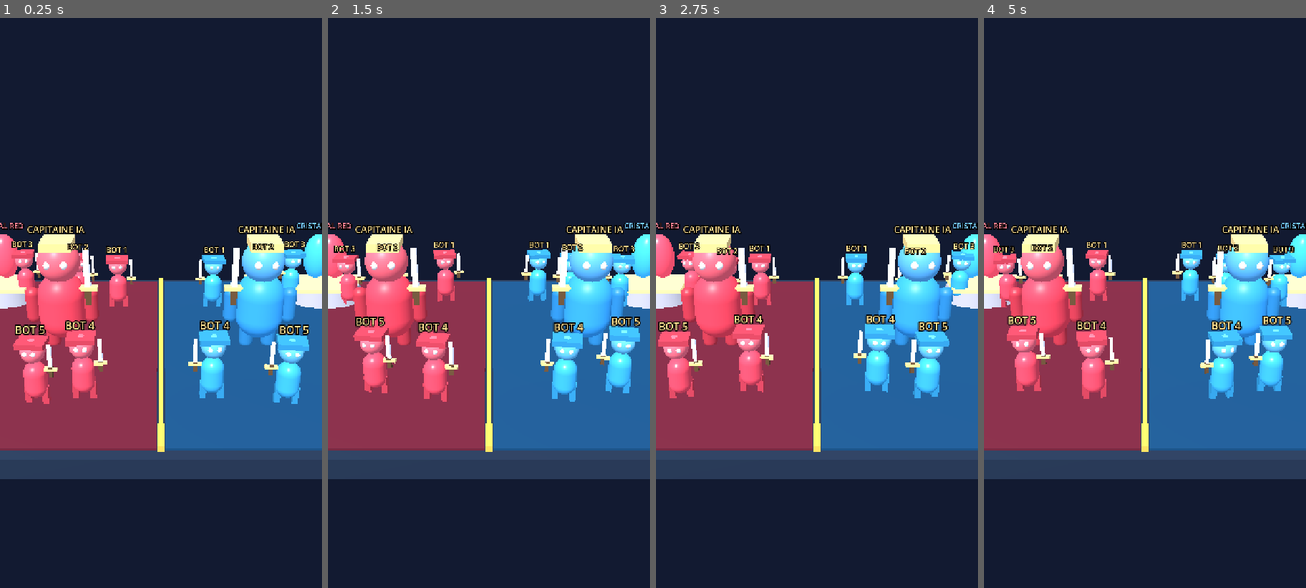
Above: before the commit, frames 1-4 (left to right).
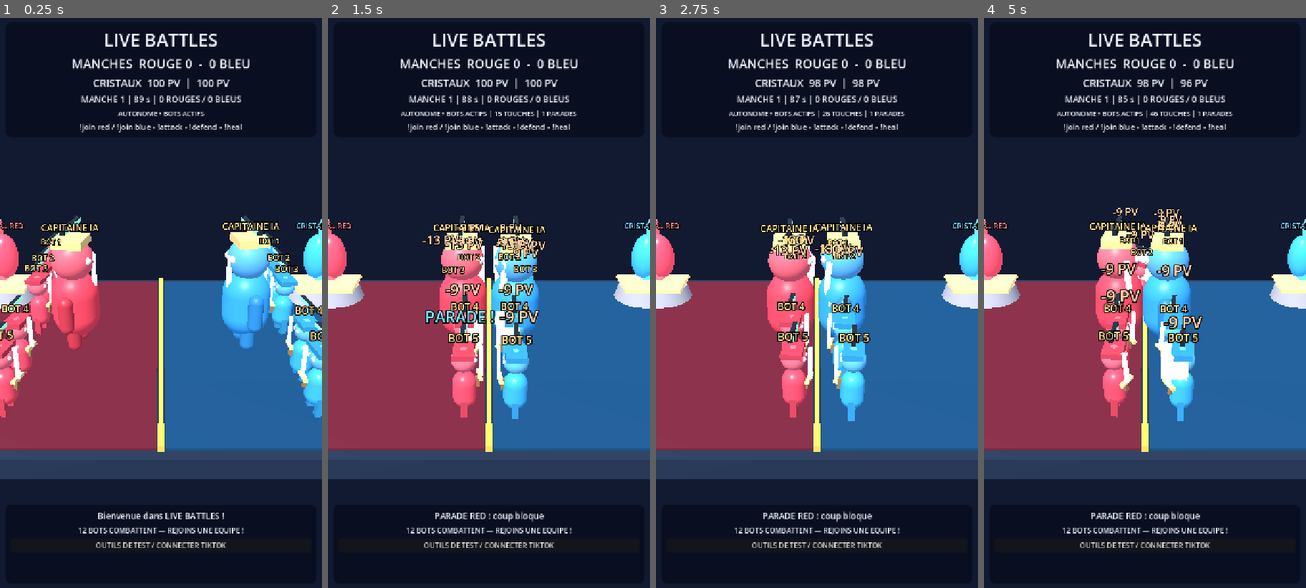
Above: after the commit, the same moments.

Repository: Hsergo/LIVE-BATTLES
Game: Godot game, scene res://main.tscn
Same seed, same stepped clock (60 frames per second), same inputs: the game is played once before the commit and once after it.
Inputs:
- Up to frame 1 (0.25 s): no input
- Up to frame 2 (1.5 s): no input
- Up to frame 3 (2.75 s): no input
- Up to frame 4 (5 s): no input

The runs differ from the first frame. In frame 1, 17% of the frame differs, in the area x 0-100%, y 2-93%; in frame 2, 22%; in frame 3, 22%; in frame 4, 22%.
Error before the commit: Parse Error: Cannot infer the type of "red" variable because the value doesn't have a set type. (res://scripts/combat_director.gd:42)

Commit message:
fix(v0.3): typage GDScript explicite pour scene de combat physique

Diff:
--- a/game/scripts/combat_director.gd
+++ b/game/scripts/combat_director.gd
@@ -39,7 +39,7 @@
 	var sides := ["red", "blue"]
 	var lanes := [-3.0, -1.65, -0.70, 1.65, 3.0]
 	for side in sides:
-		var red := side == "red"
+		var red: bool = side == "red"
 		var start_x := -3.8 if red else 3.8
 		var base_x := 4.8 if red else -4.8
 		var target_base := Vector3(base_x, 0.0, 0.0)
@@ -63,7 +63,7 @@
 	battle_notice.emit("ARMEE PRETE : 12 COMBATTANTS PHYSIQUES")
 
 func _make_crystal_sensor(side: String) -> void:
-	var red := side == "red"
+	var red: bool = side == "red"
 	var crystal := Area3D.new()
 	crystal.name = "CrystalHitbox_" + side
 	crystal.collision_layer = 4
@@ -98,8 +98,8 @@
 			for enemy in opponents:
 				if enemy.get("active") != true:
 					continue
-				var lane_penalty := absf(u.global_position.z - enemy.global_position.z) * 1.9
-				var distance := u.global_position.distance_to(enemy.global_position) + lane_penalty
+				var lane_penalty: float = absf(u.global_position.z - enemy.global_position.z) * 1.9
+				var distance: float = u.global_position.distance_to(enemy.global_position) + lane_penalty
 				if distance < best:
 					best = distance
 					nearest = enemy
--- a/game/scripts/combat_unit.gd
+++ b/game/scripts/combat_unit.gd
@@ -76,7 +76,7 @@
 	safe_margin = 0.02
 	art.reparent(self)
 	art.position = Vector3.ZERO
-	var original_sword := art.get_node_or_null("SwordVisual")
+	var original_sword: Node3D = art.get_node_or_null("SwordVisual") as Node3D
 	if original_sword:
 		original_sword.visible = false
 
